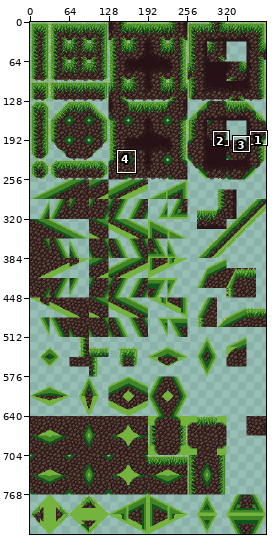
One commit to this pixel-art file: assets/images/foreground/tiles_with_many_angles.aseprite. The first picture is a wide view before the edit; the outline marks the close-up.
Close-up. Before:
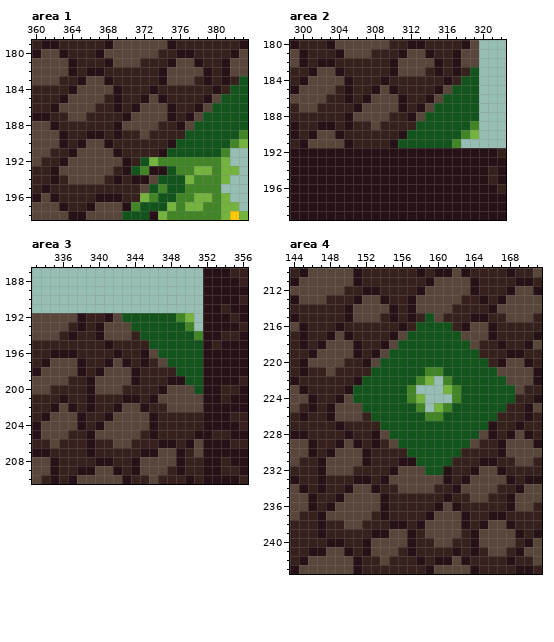
384x832 pixels, 1 frame. Shown: area 1: x 360..383, y 179..198; area 2: x 299..322, y 180..199; area 3: x 333..356, y 187..210; area 4: x 144..171, y 210..243. The commit also changed other parts of the picture, which this record leaves out.
And afterwards:
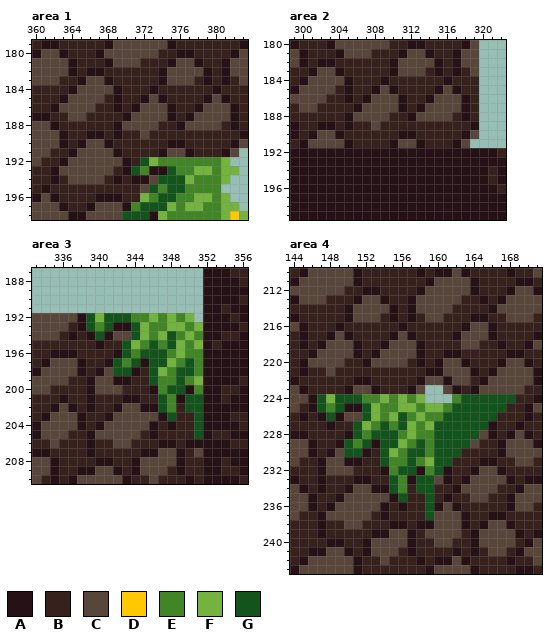
Palette (. is transparent): A #261216  B #36211d  C #59463b  D #ffc800  E #418526  F #74b33d  G #13541d
Changes in this commit:
--- area 1, layer "Tiles"
@@ x 373..383 @@
 182 BACCCCABACC
-183 BACCCBABABG
-184 ABBBBBBABGG
-185 CABBBBACGGG
-186 CCABBACGGGG
-187 CCABACGGGGG
-188 CBBACGGGGGG
-189 BBBBGGGGGGE
-190 BBAGGGGGGEF
-191 BAGGGGGGE..
+183 BACCCBABABC
+184 ABBBBBBABBB
+185 CABBBBACABB
+186 CCABBACCCAB
+187 CCABACCCCAB
+188 CBBACCCCBAB
+189 BBBBBBBBBBA
+190 BBAABBBBBAC
+191 BACCABBBAC.
 192 FEEEEEEEF..
--- area 2, layer "Tiles"
@@ x 309..321 @@
 182 BACCCCABACC..
-183 BACCCBABABG..
-184 ABBBBBBABGG..
-185 CABBBBACGGG..
-186 CCABBACGGGG..
-187 CCABACGGGGG..
-188 CBBACGGGGGG..
-189 BBBBGGGGGGE..
-190 BBAGGGGGGEF..
-191 BAGGGGGGE....
+183 BACCCBABABC..
+184 ABBBBBBABBB..
+185 CABBBBACABB..
+186 CCABBACCCAB..
+187 CCABACCCCAB..
+188 CBBACCCCBAB..
+189 BBBBBBBBBBA..
+190 BBAABBBBBAC..
+191 BACCABBBAC...
 192 AAAAAAAAAAAAA
--- area 3, layer "Tiles"
@@ x 333..356 @@
 191 ...................AABAA
-192 CCCCCABBACGGGGGGEF.AAABA
-193 CCCCBABACCCGGGGGGE.AAAAB
-194 CCCBABBACCCBGGGGGGEAABBA
-195 BBBBBBBBABBBBGGGGGGABAAA
-196 BBAAABBBBABBACGGGGGAAAAA
-197 BACCCABBACABABCGGGGAAAAA
-198 ACCCCABACCCABBBBGGGAAAAA
-199 CCCCBBACCCCABBBAAGGAAAAB
-200 CCBBBBACCCBBBBACCCGAABBA
-201 BBBABBABBBAABACCCCCAABAA
-202 BBACABABBACCABBCCCCAAAAA
-203 BACCCABBACCCCABBBBBAAABB
-204 ACCCCABACCCCCABBBBBAAAAB
-205 ACCCBBACCCCCBABBBBAABBAA
-206 BBCBBBABBCCBBBAABACAAABB
+192 CCCCCAGFGGGEEFEFEF.AAABA
+193 CCCCBAGEGAAGFEEFFEFAAAAB
+194 CCCBABAGACCGFEFGEFEAABBA
+195 BBBBBBBABBGFEGEGFEFABAAA
+196 BBAAABBBBAGEGGGEFEEAAAAA
+197 BACCCABBAGEGAGGFEGEAAAAA
+198 ACCCCABACGGABGFEGGEAAAAA
+199 CCCCBBACCAABBGEEGEFAAAAB
+200 CCBBBBACCCBBBAEGGAEAABBA
+201 BBBABBABBBAABBGEAGGAABAA
+202 BBACABABBACCAAGEBGGAAAAA
+203 BACCCABBACCCCCAGBBGAAABB
+204 ACCCCABACCCCCABABBGAAAAB
+205 ACCCBBACCCCCBABBBBGABBAA
+206 BBCBBBABBCCBBBAABAAAAABB
 207 AABBBBABBBBBAACCABCAAAAA
--- area 4, layer "Tiles"
@@ x 144..171 @@
 214 BBBBBBACCCCABACCCCBBBBACCCCC
-215 ABBBBBACCCBABABGCBBBAABBCCCB
-216 CABBBABBBBBBABGGGGBACCABBBBB
-217 BABBACABBBBACGGGGGGCCCABBBBA
-218 BABACCCABBACGGGGGGGGCBBABBAC
-219 BBACCCCABACGGGGGGGGGGBBBAABB
-220 BACCCCBBACGGGGGGGGGGGGBACCAB
-221 BABBCBBBBGGGGGGEEGGGGGGCCCCA
-222 ABBBBBBAGGGGGGEF.EGGGGGGCCCA
-223 CABBBBAGGGGGGE...FEGGGGGGCBB
-224 CCABBACGGGGGGEF...EGGGGGGBBA
-225 CBABACCCGGGGGGE.FEGGGGGGBBAC
-226 BABBACCCBGGGGGGEEGGGGGGBBBAB
-227 BBBBBABBBBGGGGGGGGGGGGABBABB
-228 AABBBBABBACGGGGGGGGGGCABACAB
-229 CCABBACABABCGGGGGGGGCBBACCCA
-230 CCABACCCABBBBGGGGGGBBBBACCCC
-231 CBBACCCCABBBAAGGGGBBBAABBCCB
-232 BBBACCCBBBBACCCGGABBACCABBBB
-233 ABBABBBAABACCCCCCABACCCCABAA
-234 CABABBACCABBCCCCBBACCCCBBACC
-235 CCABBACCCCABBBBBBABBCCBBACCC
-236 CCABACCCCCABBBBBACABBBBBACCB
-237 CBBACCCCCBABBBBACCCABBAABBBB
-238 BBBABBCCBBBAABACCCCABACCABBB
+215 ABBBBBACCCBABABCCBBBAABBCCCB
+216 CABBBABBBBBBABBBBBBACCABBBBB
+217 BABBACABBBBACABBBBACCCABBBBA
+218 BABACCCABBACCCABBBBCCBBABBAC
+219 BBACCCCABACCCCABBAABBBBBAABB
+220 BACCCCBBACCCCBABACCABBBACCAB
+221 BABBCBBBBBBBBBBAACCCABACCCCA
+222 ABBBBBBAABBBBBACCACCBACCCCCA
+223 CABBBBACCABBBAC..CABACCCCCBB
+224 CCAGFGGGEEFEFEF...EGGGGGGBBA
+225 CBAGEGAAGFEEFFEFFEGGGGGGBBAC
+226 BABAGACCGFEFGEFEEGGGGGGBBBAB
+227 BBBBABBGFEGEGFEFGGGGGGABBABB
+228 AABBBBAGEGGGEFEEGGGGGCABACAB
+229 CCABBAGEGAGGFEGEGGGGCBBACCCA
+230 CCABACGGABGFEGGEGGGBBBBACCCC
+231 CBBACCAABBGEEGEFGGBBBAABBCCB
+232 BBBACCCBBBAEGGAEGABBACCABBBB
+233 ABBABBBAABBGEAGGCABACCCCABAA
+234 CABABBACCAAGEBGGBBACCCCBBACC
+235 CCABBACCCCCAGBBGBABBCCBBACCC
+236 CCABACCCCCABABBGACABBBBBACCB
+237 CBBACCCCCBABBBBGCCCABBAABBBB
+238 BBBABBCCBBBAABAACCCABACCABBB
 239 BBBABBBBBAACCABCCCCBACCCCABA
Pixel boxes of the changes (left, top, right, bottom) in both close-ups:
changed: (167, 76, 248, 157)
changed: (398, 67, 479, 148)
changed: (86, 313, 203, 448)
changed: (317, 313, 515, 529)
